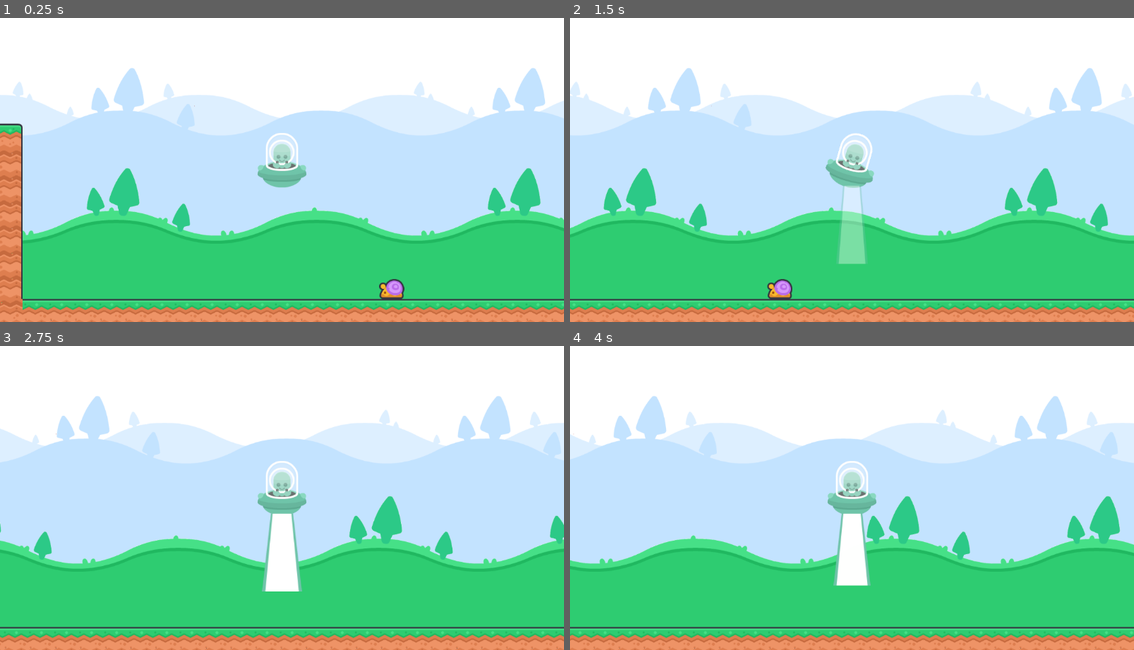
Above: before the commit, frames 1-4 (two rows, left to right).
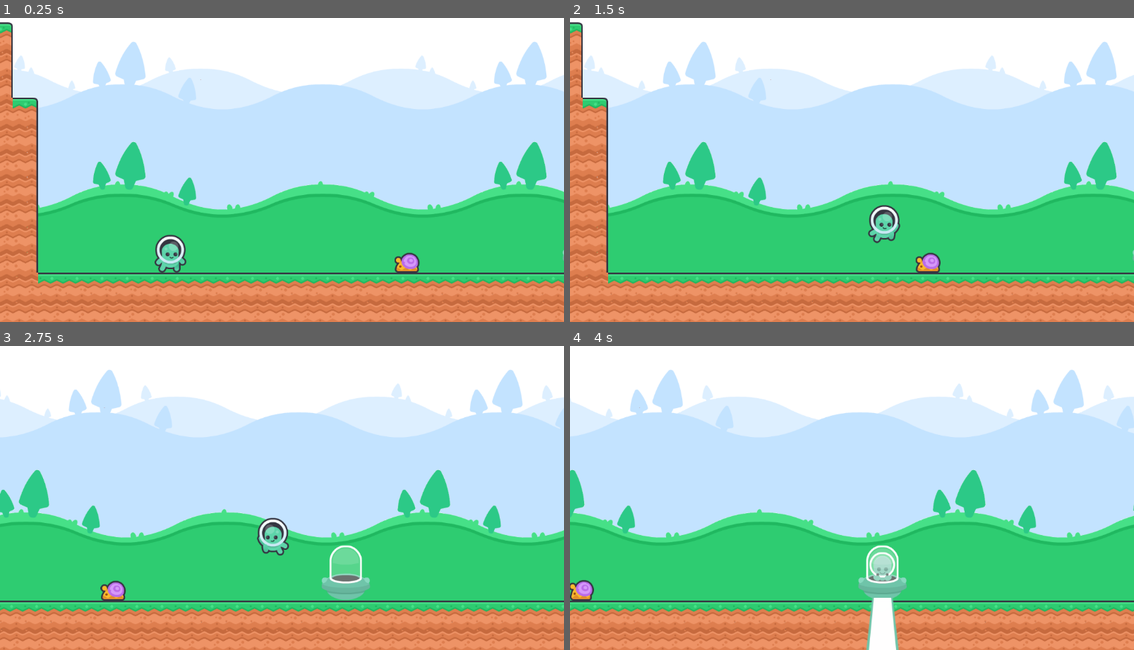
Above: after the commit, the same moments.

Repository: F3rnDev/InboudShovelJam2025
Game: Godot game, scene res://Nodes/Scenes/main.tscn
Two runs of this game, one before a commit and one after it. Both use one fixed random seed, a clock stepped at 60 frames per second and the inputs below. This scene is started directly instead of the project's main scene.
Inputs:
- Up to frame 1 (0.25 s): no input
- Up to frame 2 (1.5 s): hold Space (Jump) 0.53-1.28 s; hold Right (Move Right) from 0.53 s (still down); tap Space (Jump) at 1.35 s
- Up to frame 3 (2.75 s): tap Space (Jump) at 1.52, 1.82 s; release Right (Move Right) at 2.03 s; hold Left (Move Left) from 2.03 s (still down); hold Space (Jump) from 2.03 s (still down)
- Up to frame 4 (4 s): release Left (Move Left) at 2.78 s; release Space (Jump) at 2.78 s; hold Right (Move Right) from 2.78 s (still down); tap Space (Jump) at 2.85, 3.02, 3.32 s; hold Space (Jump) from 3.53 s (still down)

The runs differ from the first frame. In frame 1, 35% of the frame differs, in the area x 0-100%, y 1-100%; in frame 2, 40%; in frame 3, 37%; in frame 4, 38%.

Commit message:
Adding more features

Diff:
--- a/Nodes/Scenes/main.tscn
+++ b/Nodes/Scenes/main.tscn
@@ -1,16 +1,19 @@
-[gd_scene load_steps=10 format=4 uid="uid://cbb56ackafflv"]
+[gd_scene load_steps=12 format=4 uid="uid://cbb56ackafflv"]
 
-[ext_resource type="Script" uid="uid://drqocjk5017wb" path="res://Scripts/cloudLayer.gd" id="2_usifc"]
+[ext_resource type="Script" uid="uid://ffaygal6lgs0" path="res://Scripts/gameplay.gd" id="1_be8p3"]
+[ext_resource type="Script" path="res://Scripts/cloudLayer.gd" id="2_usifc"]
 [ext_resource type="TileSet" uid="uid://6snbq7kucp30" path="res://Tilemaps/tilemapGrass.tres" id="2_xqnp4"]
-[ext_resource type="PackedScene" path="res://Nodes/gameCamera.tscn" id="3_6epbx"]
+[ext_resource type="PackedScene" uid="uid://crge5gwsssnoo" path="res://Nodes/gameCamera.tscn" id="3_6epbx"]
 [ext_resource type="PackedScene" uid="uid://c0i2qcdea4yl" path="res://Nodes/playerUFO.tscn" id="4_xqnp4"]
 [ext_resource type="PackedScene" uid="uid://bg5tuvkfkc1t7" path="res://Nodes/enemy.tscn" id="5_o6wln"]
 [ext_resource type="Texture2D" uid="uid://bks2dxx4jek0k" path="res://Art/Sprites/Backgrounds/Background_00.png" id="5_usifc"]
 [ext_resource type="Texture2D" uid="uid://kafjxix10tt2" path="res://Art/Sprites/Backgrounds/Background_03.png" id="6_t8ssr"]
+[ext_resource type="PackedScene" uid="uid://dl8e2shl6fofv" path="res://Nodes/player.tscn" id="7_be8p3"]
 [ext_resource type="Texture2D" uid="uid://be2c76axi1tmk" path="res://Art/Sprites/Backgrounds/Background_02.png" id="7_piv82"]
 [ext_resource type="Texture2D" uid="uid://bt8cjtp4o71ns" path="res://Art/Sprites/Backgrounds/Background_01.png" id="8_be8p3"]
 
 [node name="Main" type="Node2D"]
+script = ExtResource("1_be8p3")
 
 [node name="Background" type="ParallaxBackground" parent="."]
 
@@ -52,18 +55,27 @@
 tile_map_data = PackedByteArray("AADH/wAAAAACAAAAAADH/wEAAAACAAEAAADH/wIAAAACAAEAAADH/wMAAAACAAEAAADH/wQAAAACAAEAAADH/w …(8512 unchanged characters)…
 tile_set = ExtResource("2_xqnp4")
 
+[node name="Player" parent="." instance=ExtResource("7_be8p3")]
+position = Vector2(435, 1706)
+
 [node name="PlayerUFO" parent="." instance=ExtResource("4_xqnp4")]
-position = Vector2(759, 1428)
+position = Vector2(1498, 1711)
 collision_mask = 2
 
-[node name="GameCamera" parent="." node_paths=PackedStringArray("followRef") instance=ExtResource("3_6epbx")]
+[node name="GameCamera" parent="." node_paths=PackedStringArray("playerRef", "playerUFORef") instance=ExtResource("3_6epbx")]
 position = Vector2(0, 1887)
 zoom = Vector2(0.8, 0.8)
 limit_left = 0
 limit_top = 0
 limit_bottom = 1900
-followRef = NodePath("../PlayerUFO")
+playerRef = NodePath("../Player")
+playerUFORef = NodePath("../PlayerUFO")
 
 [node name="Enemy" parent="." node_paths=PackedStringArray("playerRef") instance=ExtResource("5_o6wln")]
 position = Vector2(1064, 1740)
 playerRef = NodePath("../PlayerUFO")
+
+[connection signal="enteredUFO" from="Player" to="." method="_on_player_entered_ufo"]
+[connection signal="hit" from="Player" to="." method="_on_player_hit"]
+[connection signal="playerDead" from="Player" to="." method="_on_player_player_dead"]
+[connection signal="enemyhit" from="Enemy" to="Player" method="_on_enemy_enemyhit"]
--- a/Nodes/enemy.tscn
+++ b/Nodes/enemy.tscn
@@ -60,7 +60,10 @@
 [sub_resource type="RectangleShape2D" id="RectangleShape2D_jpxen"]
 size = Vector2(64, 53)
 
-[node name="Enemy" type="CharacterBody2D"]
+[sub_resource type="RectangleShape2D" id="RectangleShape2D_4erml"]
+size = Vector2(35, 2)
+
+[node name="Enemy" type="CharacterBody2D" groups=["Enemy"]]
 collision_mask = 2
 script = ExtResource("1_jpxen")
 
@@ -78,12 +81,21 @@
 position = Vector2(0, 5.5)
 shape = SubResource("RectangleShape2D_ojtsa")
 
-[node name="Area2D" type="Area2D" parent="."]
+[node name="Hitbox" type="Area2D" parent="."]
 
-[node name="CollisionShape2D" type="CollisionShape2D" parent="Area2D"]
+[node name="CollisionShape2D" type="CollisionShape2D" parent="Hitbox"]
 position = Vector2(0, 5.5)
 shape = SubResource("RectangleShape2D_jpxen")
 debug_color = Color(0.949624, 1.44392e-06, 0.572582, 0.42)
+
+[node name="Hurtbox" type="Area2D" parent="."]
+collision_layer = 4
+collision_mask = 4
+
+[node name="CollisionShape2D" type="CollisionShape2D" parent="Hurtbox"]
+position = Vector2(0, -22)
+shape = SubResource("RectangleShape2D_4erml")
+debug_color = Color(0.651728, 0.518974, 3.85046e-07, 0.42)
 
 [node name="RayCastWall" type="RayCast2D" parent="."]
 target_position = Vector2(-45, 0)
@@ -93,4 +105,9 @@
 target_position = Vector2(0, 45)
 collision_mask = 2
 
+[node name="Timer" type="Timer" parent="."]
+wait_time = 2.0
+
 [connection signal="animation_finished" from="AnimatedSprite2D/AnimationPlayer" to="." method="_on_die_animation_finished"]
+[connection signal="area_entered" from="Hurtbox" to="." method="_on_hurtbox_area_entered"]
+[connection signal="timeout" from="Timer" to="." method="_on_timer_timeout"]
--- a/Nodes/gameCamera.tscn
+++ b/Nodes/gameCamera.tscn
@@ -4,4 +4,6 @@
 
 [node name="GameCamera" type="Camera2D"]
 zoom = Vector2(0.5, 0.5)
+process_callback = 0
+position_smoothing_enabled = true
 script = ExtResource("1_aupyu")
--- a/Nodes/player.tscn
+++ b/Nodes/player.tscn
@@ -1,13 +1,26 @@
-[gd_scene load_steps=8 format=3 uid="uid://dl8e2shl6fofv"]
+[gd_scene load_steps=12 format=3 uid="uid://dl8e2shl6fofv"]
 
 [ext_resource type="Script" uid="uid://bdqdc87vcx51b" path="res://Scripts/player.gd" id="1_qlfej"]
 [ext_resource type="Texture2D" uid="uid://cigjh6lj4wtut" path="res://Art/Sprites/Characters/Green/character_green_idle.png" id="2_hv3sw"]
 [ext_resource type="Texture2D" uid="uid://dl2aa05lebbar" path="res://Art/Sprites/Characters/Green/character_green_walk_a.png" id="2_pie2b"]
+[ext_resource type="Texture2D" uid="uid://dp0yxnrwhecdw" path="res://Art/Sprites/Characters/Green/character_green_hit.png" id="2_r4ynj"]
 [ext_resource type="Texture2D" uid="uid://cnapve2guu3f8" path="res://Art/Sprites/Characters/Green/character_green_jump.png" id="3_r4ynj"]
 [ext_resource type="Texture2D" uid="uid://ufd740hfeemy" path="res://Art/Sprites/Characters/Green/character_green_walk_b.png" id="3_sfp35"]
 
+[sub_resource type="AtlasTexture" id="AtlasTexture_wmu34"]
+atlas = ExtResource("2_r4ynj")
+region = Rect2(0, 0, 128, 128)
+
 [sub_resource type="SpriteFrames" id="SpriteFrames_qlfej"]
 animations = [{
+"frames": [{
+"duration": 1.0,
+"texture": SubResource("AtlasTexture_wmu34")
+}],
+"loop": true,
+"name": &"Hit",
+"speed": 5.0
+}, {
 "frames": [{
 "duration": 1.0,
 "texture": ExtResource("2_hv3sw")
@@ -40,14 +53,20 @@
 radius = 33.5
 height = 94.0
 
-[node name="Player" type="CharacterBody2D"]
+[sub_resource type="RectangleShape2D" id="RectangleShape2D_hv3sw"]
+size = Vector2(28, 51)
+
+[sub_resource type="RectangleShape2D" id="RectangleShape2D_r4ynj"]
+size = Vector2(56, 5)
+
+[node name="Player" type="CharacterBody2D" groups=["Player"]]
+collision_mask = 2
 script = ExtResource("1_qlfej")
 frictionMult = 7
 
 [node name="AnimatedSprite2D" type="AnimatedSprite2D" parent="."]
 sprite_frames = SubResource("SpriteFrames_qlfej")
-animation = &"Idle"
-frame_progress = 0.0461824
+animation = &"Jump"
 
 [node name="CollisionShape2D" type="CollisionShape2D" parent="."]
 position = Vector2(-1, 17)
@@ -57,3 +76,21 @@
 target_position = Vector2(0, 99)
 collision_mask = 3
 collide_with_areas = true
+
+[node name="Hitbox" type="Area2D" parent="."]
+
+[node name="CollisionShape2D" type="CollisionShape2D" parent="Hitbox"]
+position = Vector2(0, 15.5)
+shape = SubResource("RectangleShape2D_hv3sw")
+debug_color = Color(0.953185, 6.73831e-07, 0.554854, 0.42)
+
+[node name="Hurtbox" type="Area2D" parent="."]
+collision_layer = 4
+collision_mask = 4
+
+[node name="CollisionShape2D" type="CollisionShape2D" parent="Hurtbox"]
+position = Vector2(1, 64)
+shape = SubResource("RectangleShape2D_r4ynj")
+debug_color = Color(0.547816, 0.564661, 1.34766e-06, 0.42)
+
+[connection signal="area_entered" from="Hitbox" to="." method="_on_area_2d_area_entered"]
--- a/Nodes/playerUFO.tscn
+++ b/Nodes/playerUFO.tscn
@@ -1,23 +1,27 @@
-[gd_scene load_steps=13 format=3 uid="uid://c0i2qcdea4yl"]
+[gd_scene load_steps=14 format=3 uid="uid://c0i2qcdea4yl"]
 
 [ext_resource type="Script" uid="uid://dofdjubsvauiu" path="res://Scripts/player_ufo.gd" id="1_jtrr0"]
-[ext_resource type="Texture2D" uid="uid://d2yb2d751qlsv" path="res://Art/Sprites/UFO character/Green/UFO/inactiveUfo.png" id="1_n33h1"]
+[ext_resource type="Texture2D" uid="uid://dk1ls631hbt37" path="res://Art/Sprites/UFO character/Green/UFO/shipGreen_manned.png" id="1_n33h1"]
 [ext_resource type="Texture2D" uid="uid://df75nh80ac535" path="res://Art/Sprites/UFO character/Green/UFO/dome.png" id="2_qp7fc"]
+[ext_resource type="Texture2D" uid="uid://digjtneltove4" path="res://Art/Sprites/UFO character/Green/UFO/inactiveUfo.png" id="3_i2vrh"]
 [ext_resource type="Texture2D" uid="uid://ccwvady7kl0h6" path="res://Art/Sprites/UFO character/Green/Laser/laserGreen2.png" id="3_k1odt"]
 
 [sub_resource type="SpriteFrames" id="SpriteFrames_qp7fc"]
 animations = [{
-"frames": [],
-"loop": true,
-"name": &"Inactive",
-"speed": 5.0
-}, {
 "frames": [{
 "duration": 1.0,
 "texture": ExtResource("1_n33h1")
 }],
 "loop": true,
 "name": &"default",
+"speed": 5.0
+}, {
+"frames": [{
+"duration": 1.0,
+"texture": ExtResource("3_i2vrh")
+}],
+"loop": true,
+"name": &"inactive",
 "speed": 5.0
 }]
 
@@ -82,7 +86,7 @@
 [sub_resource type="RectangleShape2D" id="RectangleShape2D_i2vrh"]
 size = Vector2(104, 109)
 
-[node name="PlayerUFO" type="CharacterBody2D"]
+[node name="PlayerUFO" type="CharacterBody2D" groups=["UFO"]]
 script = ExtResource("1_jtrr0")
 
 [node name="AnimatedSprite2D" type="AnimatedSprite2D" parent="."]
--- a/Scripts/enemy.gd
+++ b/Scripts/enemy.gd
@@ -9,13 +9,14 @@
 @onready var wallRay = $RayCastWall
 @onready var floorRay = $RayCastFloor
 
-#Inactive
-var playerInactive
+var stunned = false
+
+signal enemyhit
 
 func _process(delta: float) -> void:
 	$AnimatedSprite2D.flip_h = direction > 0
 
-	if !isBeingCaptured:
+	if !isBeingCaptured and velocity.x != 0:
 		$AnimatedSprite2D.play("walk")
 	else:
 		$AnimatedSprite2D.stop()
@@ -29,7 +30,11 @@
 		velocity = direction * abductionSpeed
 	else:
 		verticalMovement(delta)
-		horizontalMovement(delta)
+
+		if !stunned:
+			horizontalMovement(delta)
+		else:
+			velocity.x = 0
 
 	move_and_slide()
 
@@ -53,3 +58,14 @@
 
 func _on_die_animation_finished(anim_name: StringName) -> void:
 	queue_free()
+
+func _on_hurtbox_area_entered(area: Area2D) -> void:
+	if area.get_parent().is_in_group("Player"):
+		stunned = true
+		$Hitbox/CollisionShape2D.set_deferred("disabled", true)
+		enemyhit.emit()
+		$Timer.start()
+
+func _on_timer_timeout() -> void:
+	stunned = false
+	$Hitbox/CollisionShape2D.set_deferred("disabled", false)
--- a/Scripts/game_camera.gd
+++ b/Scripts/game_camera.gd
@@ -1,7 +1,37 @@
 extends Camera2D
 
-@export var followRef:CharacterBody2D
+@export var playerRef:CharacterBody2D
+@export var playerUFORef:CharacterBody2D
+
+var playerToFollow:CharacterBody2D
+
+#camera shake
+@export var rngStr:float = 20.0
+@export var shakeFade:float = 5.0
+
+var rng = RandomNumberGenerator.new()
+var shakeStr = 0.0
+
+func _ready() -> void:
+	changePlayer(0)
 
 # Called every frame. 'delta' is the elapsed time since the previous frame.
 func _process(delta: float) -> void:
-	position = followRef.position
+	position = playerToFollow.position
+
+	if shakeStr > 0:
+		shakeStr = lerpf(shakeStr, 0, shakeFade * delta)
+		offset = randomOffset()
+
+func changePlayer(playerID):
+	match playerID:
+		0:
+			playerToFollow = playerRef
+		1:
+			playerToFollow = playerUFORef
+
+func shakeCamera():
+	shakeStr = rngStr
+
+func randomOffset() -> Vector2:
+	return Vector2(rng.randf_range(-shakeStr, shakeStr), rng.randf_range(-shakeStr, shakeStr))
--- /dev/null
+++ b/Scripts/gameplay.gd
@@ -0,0 +1,17 @@
+extends Node2D
+#do things like win game and game over stuff
+#call signals on other objects
+var gameOver = false
+
+func _process(delta: float) -> void:
+	if gameOver and Input.is_action_just_pressed("Reset"):
+		get_tree().reload_current_scene()
+
+func _on_player_entered_ufo() -> void:
+	$GameCamera.changePlayer(1)
+
+func _on_player_player_dead() -> void:
+	gameOver = true
+
+func _on_player_hit() -> void:
+	$GameCamera.shakeCamera()
--- a/Scripts/player.gd
+++ b/Scripts/player.gd
@@ -16,19 +16,43 @@
 @export var wallSlideGravity = 100.0
 var isWallSliding = false
 
+#playerActive
+var playerInactive = false
+var gameOver = false
+
+@export var health = 3
+var invulnerable = false
+var wasHit = false
+
+signal enteredUFO
+signal playerDead
+signal hit
+
 func _process(delta: float) -> void:
-	Animate()
+	if !playerInactive and !wasHit:
+		Animate()
+
+	if wasHit and is_on_floor() and !gameOver:
+		wasHit = false
+		$AnimatedSprite2D.modulate = Color(1, 1, 1, 1)
+
+	if wasHit:
+		$AnimatedSprite2D.play("Hit")
+
+	if gameOver:
+		rotation_degrees += 1
 
 func _physics_process(delta: float) -> void:
-	HorizontalMovement(delta)
-	VerticalMovement(delta)
+	if !playerInactive:
+		HorizontalMovement(delta)
+		VerticalMovement(delta)
 
 	move_and_slide()
 
 func HorizontalMovement(delta):
 	var direction = Input.get_axis("Move Left", "Move Right")
 	var targetSpeed = direction * SPEED
-	if direction:
+	if direction and !wasHit:
 		var changing_direction = sign(direction) != sign(velocity.x) and abs(velocity.x) > 10
 		var effective_accel = acceleration * 3.0 if changing_direction else acceleration
 		velocity.x = move_toward(velocity.x, targetSpeed, effective_accel * delta)
@@ -46,12 +70,13 @@
 
 	if not is_on_floor():
 		velocity += get_gravity() * fastFall * delta
+	elif not is_on_floor() and !wasHit:
+		velocity.y = 0
 	else:
-		velocity.y = 0
 		jumps = jumpAmount
 
 	# Handle jump.
-	if Input.is_action_just_pressed("Jump"):
+	if Input.is_action_just_pressed("Jump") and !wasHit:
 		Jump()
 
 	#Stop jump if button is released
@@ -104,3 +129,64 @@
 		$AnimatedSprite2D.flip_h = true
 	elif direction > 0:
 		$AnimatedSprite2D.flip_h = false
+
+func enterUFO(ufo):
+	ufo.setPlayer(false)
+	visible = false
+	playerInactive = true
+	enteredUFO.emit()
+
+func playerHit(enemyPos):
+	if invulnerable:
+		return
+
+	health -= 1
+	invulnerable = true
+	wasHit = true
+
+	hit.emit()
+
+	if health <= 0:
+		killPlayer()
+		return
+
+	#Player Knockback
+	var knockbackDirection = (global_position - enemyPos).normalized()
+	var knockbackStrength = Vector2(knockbackDirection.x * 1000, -200)
+	velocity = knockbackStrength
+
+	#Blink player
+	var blink_timer := 0.6
+	var blink_interval := 0.1
+	var blink := true
+
+	while blink_timer > 0:
+		$AnimatedSprite2D.modulate.a = 1.0 if blink else 0.3
+		blink = !blink
+		await get_tree().create_timer(blink_interval).timeout
+		blink_timer -= blink_interval
+
+	#After blink, let player be vulnerable
+	invulnerable = false
+
+func killPlayer():
+	gameOver = true
+	$AnimatedSprite2D.play("Hit")
+
+	var playerDir = -1 if $AnimatedSprite2D.flip_h else 1
+	var knockbackStrength = Vector2(0, -600)
+	velocity = knockbackStrength
+
+	$CollisionShape2D.set_deferred("disabled", true)
+
+	playerDead.emit()
+
+func _on_area_2d_area_entered(area: Area2D) -> void:
+	if area.get_parent().is_in_group("UFO"):
+		enterUFO(area.get_parent())
+	if area.get_parent().is_in_group("Enemy"):
+		playerHit(area.global_position)
+
+
+func _on_enemy_enemyhit() -> void:
+	Jump()
--- a/Scripts/player_ufo.gd
+++ b/Scripts/player_ufo.gd
@@ -15,16 +15,32 @@
 #Capture score
 var enemiesCaptured = 0
 
+#Inactive
+var playerInactive = true
+
+#Health
+@export var shipHealth = 3 #Not planned, could be something
+
 func _ready() -> void:
 	$LaserGreen2.modulate.a = 0.0
+	$AnimatedSprite2D.play("inactive")
+
+func setPlayer(active:bool):
+	playerInactive = active
+
+	var curAnimString = "default" if !active else "inactive"
+
+	$AnimatedSprite2D.play(curAnimString)
 
 func _physics_process(delta: float) -> void:
-	Movement(delta)
-	CaptureInput(delta)
+	if !playerInactive:
+		Movement(delta)
+		CaptureInput(delta)
 	move_and_slide()
 
 func _process(delta: float) -> void:
-	TiltSprite(delta)
+	if !playerInactive:
+		TiltSprite(delta)
 
 func Movement(delta):
 	var directionX = Input.get_axis("Move Left", "Move Right")
@@ -67,15 +83,18 @@
 
 
 func _on_laser_area_entered(area: Area2D) -> void:
-	area.get_parent().isBeingCaptured = false
+	if area.get_parent().is_in_group("Enemy"):
+		area.get_parent().isBeingCaptured = false
 
-	if captureMode:
-		area.get_parent().isBeingCaptured = true
+		if captureMode:
+			area.get_parent().isBeingCaptured = true
 
 
 func _on_laser_area_exited(area: Area2D) -> void:
-	area.get_parent().isBeingCaptured = false
+	if area.get_parent().is_in_group("Enemy"):
+		area.get_parent().isBeingCaptured = false
 
 func _on_capture_area_entered(area: Area2D) -> void:
-	enemiesCaptured += 1
-	area.get_parent().dieAnimation()
+	if area.get_parent().is_in_group("Enemy") and captureMode:
+		enemiesCaptured += 1
+		area.get_parent().dieAnimation()
--- a/project.godot
+++ b/project.godot
@@ -18,6 +18,12 @@
 [display]
 
 window/size/mode=2
+
+[global_group]
+
+Enemy="Enemies of the game"
+Player="Player ship"
+UFO=""
 
 [input]
 
@@ -50,3 +56,8 @@
 , Object(InputEventKey,"resource_local_to_scene":false,"resource_name":"","device":-1,"window_id":0,"alt_pressed":false …(186 unchanged characters)…
 ]
 }
+Reset={
+"deadzone": 0.2,
+"events": [Object(InputEventKey,"resource_local_to_scene":false,"resource_name":"","device":-1,"window_id":0,"alt_pressed":false,"shift_pressed":false,"ctrl_pressed":false,"meta_pressed":false,"pressed":false,"keycode":0,"physical_keycode":82,"key_label":0,"unicode":114,"location":0,"echo":false,"script":null)
+]
+}
Not shown, changed: Art/Sprites/UFO character/Green/UFO/inactiveUfo.png.import
Not shown: 1 places in Nodes/enemy.tscn that only renumber resources
Not shown, added: Scripts/gameplay.gd.uid
